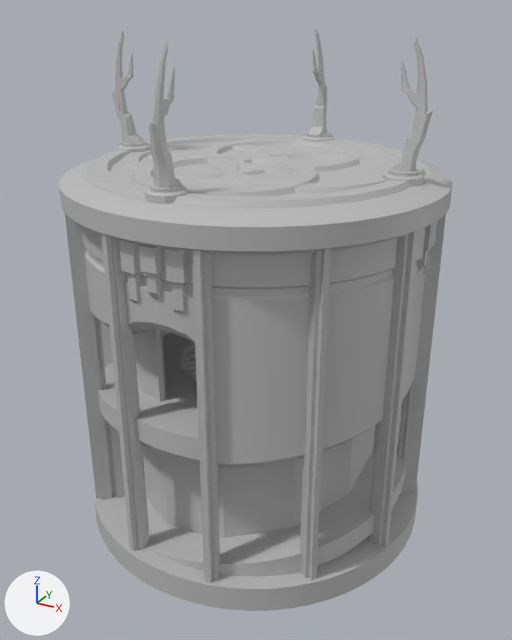
The FBX model Assets/Models/SimulationControl.fbx, before and after one commit.
Camera for both pictures: a camera (50 mm lens) standing at (21.6, -39.2, 22.4) and looking at (0.3, -0.6, 3.1). Arrows for +X, +Y and +Z are at lower left; the lights stay in place. Where no turn or scale is listed for an object, it has been applied to the vertices. Vertices at the same position are counted once.

Objects in the first picture: 'Tower'.
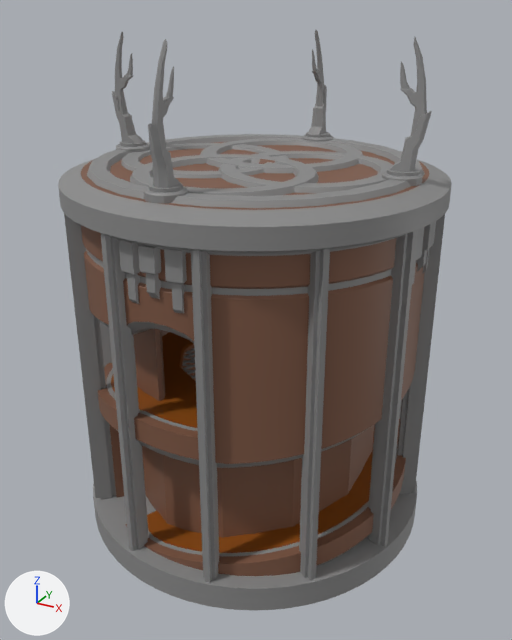
Diff of the bpy script that builds the scene:
```diff
--- a/Assets/Models/SimulationControl.fbx.py
+++ b/Assets/Models/SimulationControl.fbx.py
@@ mat_wood_light @@
+mat_wood_light = principled_material('Wood_Light')
+mat_wood_light.base_color = (0.207, 0.0958, 0.0568)  # brown #7e5743
+mat_wood_light.roughness = 0.553
@@ mat_wood @@
+mat_wood = principled_material('Wood')
+mat_wood.base_color = (0.254, 0.066, 0.0)  # brown #8a4900
+mat_wood.roughness = 0.553
@@ mat_metal @@
+mat_metal = principled_material('Metal')
+mat_metal.base_color = (0.253, 0.253, 0.253)  # grey #8a8a8a
+mat_metal.roughness = 0.553
@@ me_mesh_022 @@
 # used by ob_tower; location = (0.0, 0.0, 0.0)
-me_mesh_022.from_pydata(...)  # 5766 vertices, 11026 faces; spans x -12.0..12.0, y -12.0..12.0, z -11.9..21.1
+me_mesh_022.from_pydata(...)  # 5879 vertices, 11124 faces; spans x -12.0..12.0, y -12.0..12.0, z -11.9..21.1
+# me_mesh_022 part 1: 50 vertices moved from x -10.2..10.2, y -10.7..10.2, z -9.9..-0.1 to x -10.2..10.2, y -10.7..10.2, z -9.5..-0.1; 132 vertices removed from x -10.2..10.2, y -10.7..10.2, z -11.9..7.7; 237 vertices added at x -10.4..10.4, y -10.7..10.4, z -11.3..7.7
+# me_mesh_022 part 2: 8433 faces spanning x -12.0..12.0, y -12.0..12.0, z -11.7..21.1 switch from mat_phong1 (grey #bcbcbc) to mat_metal (grey #8a8a8a)
+# me_mesh_022 part 3: 1181 faces spanning x -11.0..11.0, y -11.0..11.0, z -10.9..13.7 switch from mat_phong1 (grey #bcbcbc) to mat_wood_light (brown #7e5743)
+# me_mesh_022 part 4: 748 faces spanning x -11.0..11.0, y -11.0..11.0, z -7.9..11.1 switch from mat_phong1 (grey #bcbcbc) to mat_wood (brown #8a4900)
@@ ob_tower @@
 ob_tower = bpy.data.objects.new('Tower', me_mesh_022)
-ob_tower.location = (0.0, 0.0, 0.0)
+ob_tower.location = (-0.05, 0.0, 0.0)
```

Where the change shows, as pixel boxes (x1, y1, x2, y2) in the pictures (512 x 640 px; the box of a moved part takes in the faces that stretch with it):
'Tower', reshaped, moved
    before: (59, 30, 452, 611)
    after: (58, 30, 452, 610)
part 1 of me_mesh_022, moved or reshaped
    before: (98, 363, 407, 564)
    after: (98, 363, 406, 564)
part 2 of me_mesh_022, recoloured
    both: (59, 30, 452, 610)
part 3 of me_mesh_022, recoloured (grey to brown)
    both: (81, 142, 429, 576)
part 4 of me_mesh_022, recoloured
    both: (163, 332, 197, 411)
